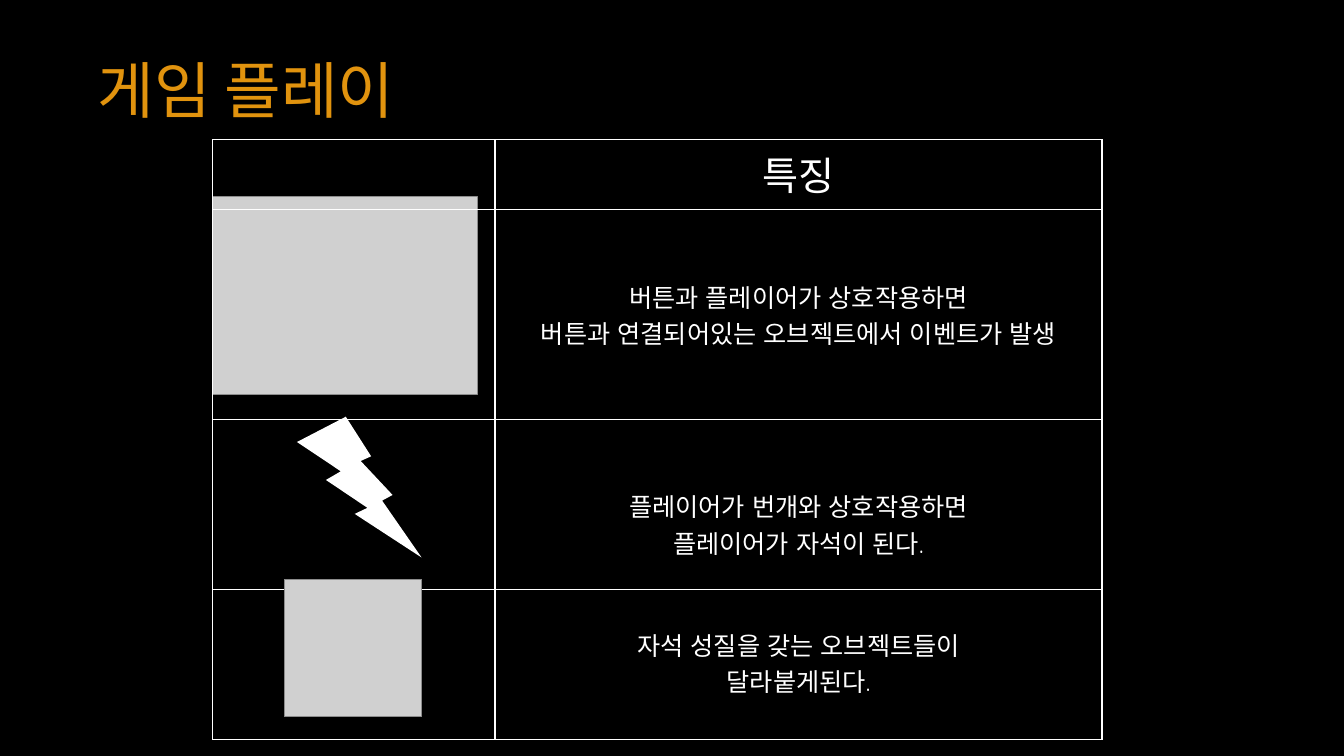
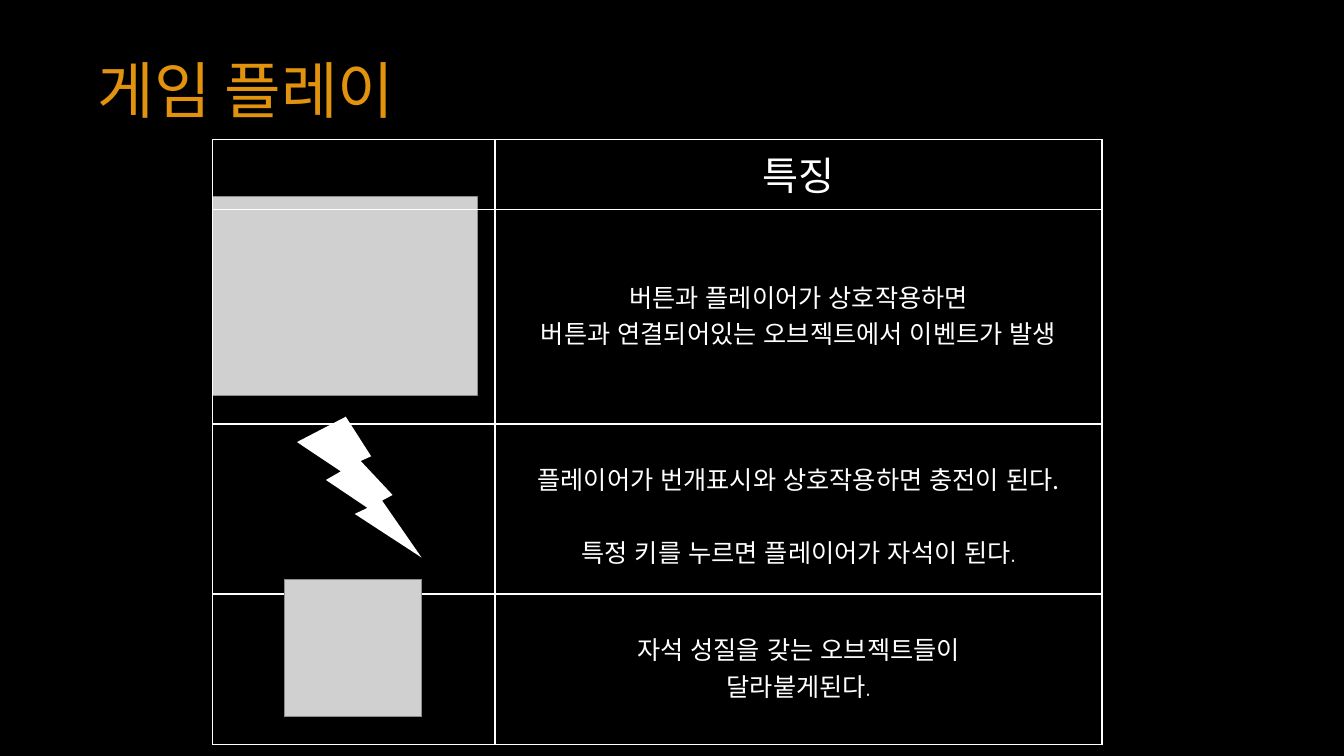
Before and after one commit to YKTeam/Room503, a slide deck: slide 13 of Document/Escape Cube(가제) ppt.pptx. Drawn at 1344x756 pixels with LibreOffice and Linux fonts; fonts in the diff are those of the drawing; grey boxes stand for pictures. Boxes give left, top, right and bottom in pixels: in the first picture for what was removed or moved away, otherwise in the second. Text is boxed around its words. In the diff, an @@ line names an element or a change of style, - is before the commit and + after.

```diff
--- a/Document/Escape Cube(가제) ppt.pptx
+++ b/Document/Escape Cube(가제) ppt.pptx
@@ table at (213,140,1102,724) @@
-row 3, column 2: 플레이어가 번개와 상호작용하면 / 플레이어가 자석이 된다.
+row 3, column 2: 플레이어가 번개표시와 상호작용하면 충전이 된다. / 특정 키를 누르면 플레이어가 자석이 된다.
@@ font Quicksand to Noto Sans CJK KR in "특징", "버튼과 플레이어가 상호작용하면", "버튼과 연결되어있는 오브젝트에서 이벤트가 발생", "자석 성질을 갖는 오브젝트들이" and 1 more places @@
```
Also in this commit, not shown: 2 other slides changed.
